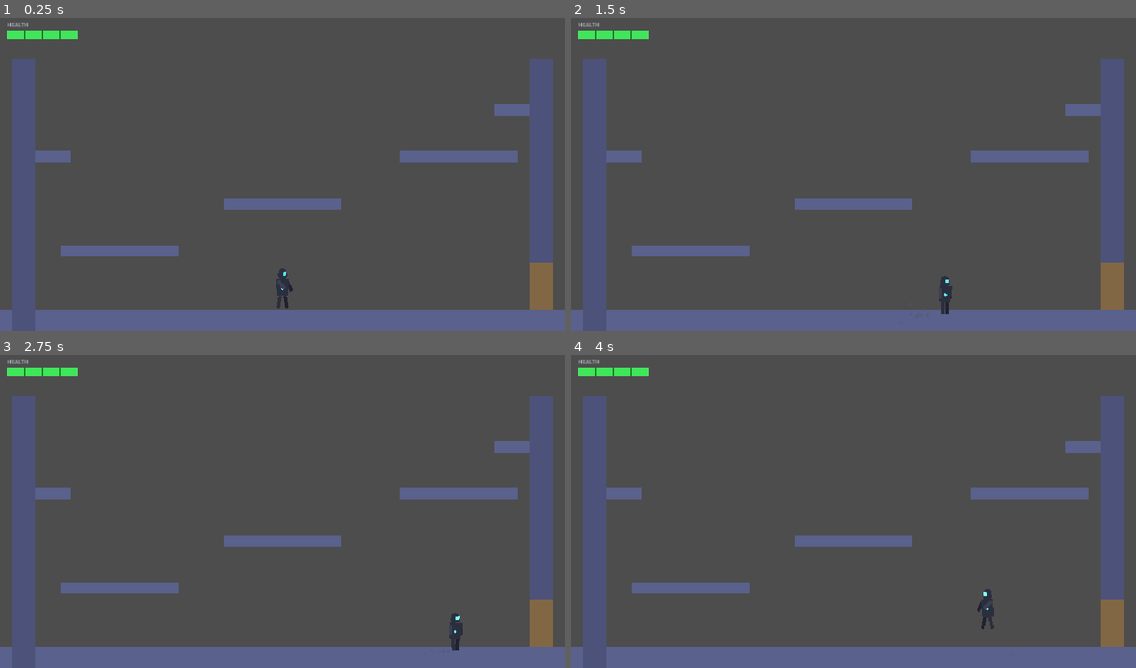
Above: before the commit, frames 1-4 (two rows, left to right).
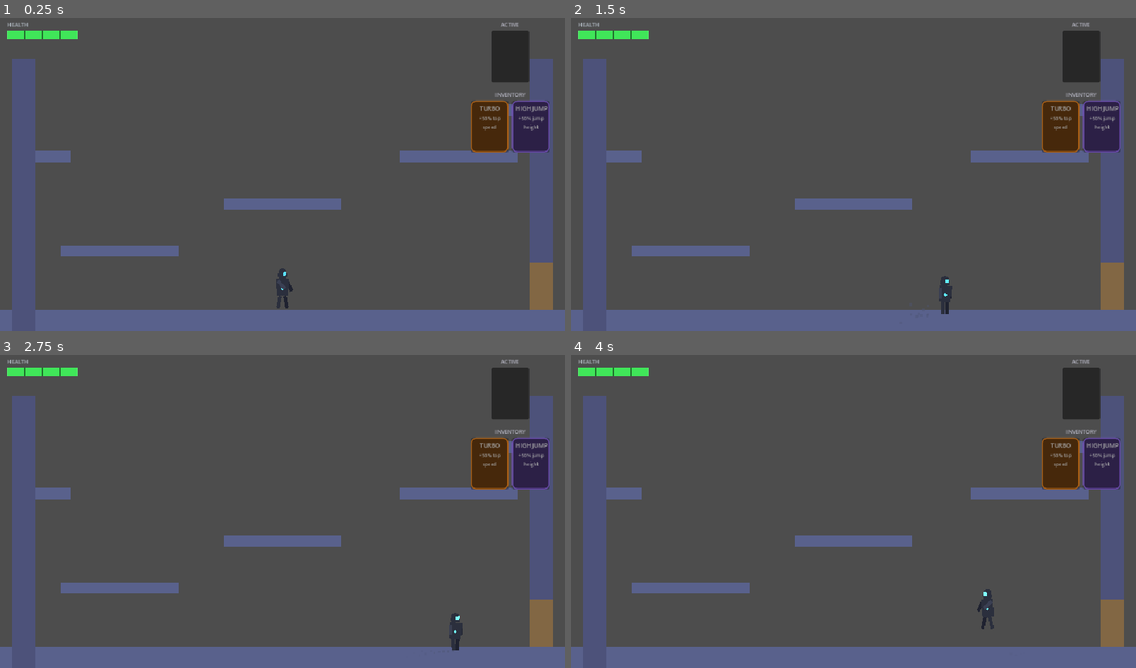
Above: after the commit, the same moments.

Repository: andy-augustine/godot-helloworld
Game: Godot game, scene res://World.tscn
The game is run twice, just before and just after one commit, with the same random seed, the same clock (stepped at 60 frames per second) and the same inputs.
Inputs (mouse positions are in pixels of both pictures, inside the frame that each line leads up to):
- Up to frame 1 (0.25 s): no input
- Up to frame 2 (1.5 s): tap Enter (ui_accept) at 0.5 s; move the mouse to (977, 155) at 0.52 s; hold D (move_right) 0.53-1.25 s; tap Shift at 0.6 s; click (977, 155) at 0.67 s; tap Space (jump) at 0.77 s; drag from (740, 187) to (1113, 287) at 1.27 s
- Up to frame 3 (2.75 s): tap Enter (ui_accept) at 2 s; move the mouse to (339, 439) at 2.02 s; hold D (move_right) from 2.03 s (still down); tap Shift at 2.1 s; click (339, 439) at 2.17 s
- Up to frame 4 (4 s): release D (move_right) at 2.75 s; drag from (825, 574) to (684, 461) at 2.77 s; tap Enter (ui_accept) at 3.5 s; move the mouse to (1023, 558) at 3.52 s; hold A (move_left) from 3.53 s (still down); tap Shift at 3.6 s; click (1023, 558) at 3.67 s; tap Space (jump) at 3.77 s

The runs differ from the first frame. In frame 1, 3.3% of the frame differs, in the area x 83-98%, y 1-44%; in frame 2, 3.3%; in frame 3, 3.3%; in frame 4, 3.3%.

Commit message:
Phase 2 (skill cards): HUD scaffolding — top-right panel, no drag yet
- SkillCard scene + script: 64×88 Control with Panel + VBox + name/desc
  Labels. bind() sets text + StyleBoxFlat (rounded corners, per-skill
  border + darkened bg color). Safe to call before or after _ready.
- SkillCardSlot scene + script: 64×88 Control holding at most one card.
  EmptyPanel placeholder visible when card is null. SHRINK_CENTER size
  flag set in the .tscn root (per-instance override doesn't persist
  reliably in Godot 4.6 — base scene wins).
- SkillsPanel scene + script: anchored top-right, VBox with ACTIVE
  label, ActiveSlot, spacer, INVENTORY label, HBox row with InvSlot1
  + InvSlot2. Subscribes to Skills.active_changed and rebuilds card
  placement on every change. View is stateless — Skills autoload is
  the source of truth.
- Wired SkillsPanel into HUD.tscn alongside the existing HEALTH bar.

Visual sanity check: cards display with distinct color tints (Turbo
orange, High Jump purple) and rounded corners; active slot empty;
HEALTH bar unaffected.

Drag/drop comes in P3. Empty-slot polish (rounded corners, dashed
border) deferred to P4.

Co-Authored-By: Claude Opus 4.7 (1M context) <noreply@anthropic.com>

Diff:
--- a/hud/HUD.tscn
+++ b/hud/HUD.tscn
@@ -1,13 +1,17 @@
-[gd_scene load_steps=3 format=3 uid="uid://chudbar1thuid0"]
+[gd_scene format=3 uid="uid://cflq2pk1q0uyh"]
 
-[ext_resource type="Script" path="res://hud/HUD.gd" id="1_hud"]
-[ext_resource type="Script" path="res://hud/HealthBar.gd" id="2_bar"]
+[ext_resource type="Script" uid="uid://b7ukjpe764to5" path="res://hud/HUD.gd" id="1_hud"]
+[ext_resource type="Script" uid="uid://b1teste8dggpe" path="res://hud/HealthBar.gd" id="2_bar"]
+[ext_resource type="PackedScene" uid="uid://bau0wf7f3qcsh" path="res://hud/SkillsPanel.tscn" id="3_fimwm"]
+[ext_resource type="Script" uid="uid://b3xxqvhxm0cgq" path="res://hud/SkillsPanel.gd" id="4_st07x"]
+[ext_resource type="PackedScene" uid="uid://mewqlgll4k0k" path="res://hud/SkillCardSlot.tscn" id="5_8yvdu"]
+[ext_resource type="Script" uid="uid://bp47bgqdgs0ky" path="res://hud/SkillCardSlot.gd" id="6_lmyhm"]
 
-[node name="HUD" type="CanvasLayer"]
+[node name="HUD" type="CanvasLayer" unique_id=1094250649]
 layer = 10
 script = ExtResource("1_hud")
 
-[node name="Margin" type="MarginContainer" parent="."]
+[node name="Margin" type="MarginContainer" parent="." unique_id=1159613620]
 anchors_preset = 15
 anchor_right = 1.0
 anchor_bottom = 1.0
@@ -18,28 +22,118 @@
 theme_override_constants/margin_right = 12
 theme_override_constants/margin_bottom = 12
 
-[node name="VBox" type="VBoxContainer" parent="Margin"]
+[node name="VBox" type="VBoxContainer" parent="Margin" unique_id=1606583244]
 layout_mode = 2
 size_flags_horizontal = 0
 size_flags_vertical = 0
 
-[node name="HealthLabel" type="Label" parent="Margin/VBox"]
+[node name="HealthLabel" type="Label" parent="Margin/VBox" unique_id=1521820303]
 layout_mode = 2
-text = "HEALTH"
 theme_override_colors/font_color = Color(0.85, 0.9, 0.95, 0.7)
 theme_override_font_sizes/font_size = 9
+text = "HEALTH"
 
-[node name="HealthBar" type="Control" parent="Margin/VBox"]
+[node name="HealthBar" type="Control" parent="Margin/VBox" unique_id=836949508]
 custom_minimum_size = Vector2(120, 14)
 layout_mode = 2
 script = ExtResource("2_bar")
 
-[node name="DeathOverlay" type="ColorRect" parent="."]
+[node name="DeathOverlay" type="ColorRect" parent="." unique_id=1830331507]
+modulate = Color(1, 1, 1, 0)
 anchors_preset = 15
 anchor_right = 1.0
 anchor_bottom = 1.0
 grow_horizontal = 2
 grow_vertical = 2
+mouse_filter = 2
 color = Color(0, 0, 0, 1)
-modulate = Color(1, 1, 1, 0)
-mouse_filter = 2
+
+[node name="SkillsPanel" type="Control" parent="." unique_id=981143332 instance=ExtResource("3_fimwm")]
+layout_mode = 3
+anchors_preset = 1
+anchor_left = 1.0
+anchor_right = 1.0
+offset_left = -160.0
+offset_top = 12.0
+offset_right = -12.0
+offset_bottom = 220.0
+grow_horizontal = 0
+script = ExtResource("4_st07x")
+
+[node name="VBox" type="VBoxContainer" parent="SkillsPanel" unique_id=1549149116]
+layout_mode = 0
+theme_override_constants/separation = 4
+
+[node name="ActiveLabel" type="Label" parent="SkillsPanel/VBox" unique_id=930578883]
+modulate = Color(0.7, 0.7, 0.75, 1)
+layout_mode = 2
+theme_override_font_sizes/font_size = 9
+text = "ACTIVE"
+horizontal_alignment = 1
+
+[node name="ActiveSlot" type="Control" parent="SkillsPanel/VBox" unique_id=352913953 instance=ExtResource("5_8yvdu")]
+custom_minimum_size = Vector2(64, 88)
+layout_mode = 2
+script = ExtResource("6_lmyhm")
+kind = 1
+
+[node name="EmptyPanel" type="Panel" parent="SkillsPanel/VBox/ActiveSlot" unique_id=1357951113]
+modulate = Color(0.5, 0.5, 0.55, 0.6)
+layout_mode = 0
+anchor_right = 1.0
+anchor_bottom = 1.0
+
+[node name="EmptyPanel2" type="Panel" parent="SkillsPanel/VBox/ActiveSlot" unique_id=10890816]
+modulate = Color(0.5, 0.5, 0.55, 0.6)
+layout_mode = 0
+anchor_right = 1.0
+anchor_bottom = 1.0
+
+[node name="Spacer" type="Control" parent="SkillsPanel/VBox" unique_id=789162330]
+custom_minimum_size = Vector2(0, 6)
+layout_mode = 2
+
+[node name="InventoryLabel" type="Label" parent="SkillsPanel/VBox" unique_id=1072220611]
+modulate = Color(0.7, 0.7, 0.75, 1)
+layout_mode = 2
+theme_override_font_sizes/font_size = 9
+text = "INVENTORY"
+horizontal_alignment = 1
+
+[node name="InventoryRow" type="HBoxContainer" parent="SkillsPanel/VBox" unique_id=845087713]
+layout_mode = 2
+theme_override_constants/separation = 6
+
+[node name="InvSlot1" type="Control" parent="SkillsPanel/VBox/InventoryRow" unique_id=713521890 instance=ExtResource("5_8yvdu")]
+custom_minimum_size = Vector2(64, 88)
+layout_mode = 2
+script = ExtResource("6_lmyhm")
+
+[node name="EmptyPanel" type="Panel" parent="SkillsPanel/VBox/InventoryRow/InvSlot1" unique_id=1816376646]
+modulate = Color(0.5, 0.5, 0.55, 0.6)
+layout_mode = 0
+anchor_right = 1.0
+anchor_bottom = 1.0
+
+[node name="EmptyPanel2" type="Panel" parent="SkillsPanel/VBox/InventoryRow/InvSlot1" unique_id=1733533509]
+modulate = Color(0.5, 0.5, 0.55, 0.6)
+layout_mode = 0
+anchor_right = 1.0
+anchor_bottom = 1.0
+
+[node name="InvSlot2" type="Control" parent="SkillsPanel/VBox/InventoryRow" unique_id=297471924 instance=ExtResource("5_8yvdu")]
+custom_minimum_size = Vector2(64, 88)
+layout_mode = 2
+script = ExtResource("6_lmyhm")
+
+[node name="EmptyPanel" type="Panel" parent="SkillsPanel/VBox/InventoryRow/InvSlot2" unique_id=1502947073]
+modulate = Color(0.5, 0.5, 0.55, 0.6)
+layout_mode = 0
+anchor_right = 1.0
+anchor_bottom = 1.0
+
+[node name="EmptyPanel2" type="Panel" parent="SkillsPanel/VBox/InventoryRow/InvSlot2" unique_id=524157530]
+modulate = Color(0.5, 0.5, 0.55, 0.6)
+layout_mode = 0
+anchor_right = 1.0
+anchor_bottom = 1.0
--- /dev/null
+++ b/hud/SkillCard.gd
@@ -0,0 +1,39 @@
+class_name SkillCard
+extends Control
+
+# A single skill card. bind() is safe to call before or after the node enters
+# the tree — visuals apply on _ready if bind() ran early.
+
+var skill: Skill
+
+@onready var _panel: Panel = $Panel
+@onready var _name_label: Label = $Panel/VBox/NameLabel
+@onready var _desc_label: Label = $Panel/VBox/DescLabel
+
+
+func bind(s: Skill) -> void:
+	skill = s
+	if is_node_ready():
+		_apply_visuals()
+
+
+func _ready() -> void:
+	if skill:
+		_apply_visuals()
+
+
+func _apply_visuals() -> void:
+	_name_label.text = skill.display_name
+	_desc_label.text = skill.description
+	var sb := StyleBoxFlat.new()
+	sb.bg_color = skill.color.darkened(0.6)
+	sb.border_color = skill.color
+	sb.border_width_left = 2
+	sb.border_width_top = 2
+	sb.border_width_right = 2
+	sb.border_width_bottom = 2
+	sb.corner_radius_top_left = 8
+	sb.corner_radius_top_right = 8
+	sb.corner_radius_bottom_left = 8
+	sb.corner_radius_bottom_right = 8
+	_panel.add_theme_stylebox_override("panel", sb)
--- /dev/null
+++ b/hud/SkillCard.tscn
@@ -0,0 +1,36 @@
+[gd_scene format=3 uid="uid://ch1sqicvfket0"]
+
+[ext_resource type="Script" uid="uid://dlm8te10pmytm" path="res://hud/SkillCard.gd" id="1_vjnma"]
+
+[node name="SkillCard" type="Control" unique_id=1248859782]
+custom_minimum_size = Vector2(64, 88)
+layout_mode = 3
+anchors_preset = 0
+script = ExtResource("1_vjnma")
+
+[node name="Panel" type="Panel" parent="." unique_id=1509462870]
+layout_mode = 0
+anchor_right = 1.0
+anchor_bottom = 1.0
+
+[node name="VBox" type="VBoxContainer" parent="Panel" unique_id=1120968817]
+layout_mode = 0
+anchor_right = 1.0
+anchor_bottom = 1.0
+offset_left = 6.0
+offset_top = 6.0
+offset_right = -6.0
+offset_bottom = -6.0
+
+[node name="NameLabel" type="Label" parent="Panel/VBox" unique_id=1080800465]
+layout_mode = 2
+theme_override_font_sizes/font_size = 10
+text = "NAME"
+horizontal_alignment = 1
+
+[node name="DescLabel" type="Label" parent="Panel/VBox" unique_id=1711750698]
+layout_mode = 2
+theme_override_font_sizes/font_size = 8
+text = "desc"
+horizontal_alignment = 1
+autowrap_mode = 2
--- /dev/null
+++ b/hud/SkillCardSlot.gd
@@ -0,0 +1,35 @@
+class_name SkillCardSlot
+extends Control
+
+# A card-shaped drop zone. Holds at most one SkillCard at a time. The empty
+# panel is shown when no card is parked here. Drag-and-drop wiring comes in P3.
+
+enum SlotKind { INVENTORY, ACTIVE }
+
+@export var kind: SlotKind = SlotKind.INVENTORY
+
+var card: SkillCard = null
+
+@onready var _empty_panel: Panel = $EmptyPanel
+
+
+func _ready() -> void:
+	_refresh_empty_visibility()
+
+
+func set_card(c: SkillCard) -> void:
+	if card and card.get_parent() == self:
+		remove_child(card)
+		card.queue_free()
+	card = c
+	if c:
+		if c.get_parent():
+			c.get_parent().remove_child(c)
+		add_child(c)
+		c.position = Vector2.ZERO
+	_refresh_empty_visibility()
+
+
+func _refresh_empty_visibility() -> void:
+	if is_node_ready():
+		_empty_panel.visible = card == null
--- /dev/null
+++ b/hud/SkillCardSlot.tscn
@@ -0,0 +1,16 @@
+[gd_scene format=3 uid="uid://mewqlgll4k0k"]
+
+[ext_resource type="Script" uid="uid://bp47bgqdgs0ky" path="res://hud/SkillCardSlot.gd" id="1_eq5kp"]
+
+[node name="SkillCardSlot" type="Control" unique_id=352913953]
+custom_minimum_size = Vector2(64, 88)
+layout_mode = 3
+anchors_preset = 0
+size_flags_horizontal = 4
+script = ExtResource("1_eq5kp")
+
+[node name="EmptyPanel" type="Panel" parent="." unique_id=1357951113]
+modulate = Color(0.5, 0.5, 0.55, 0.6)
+layout_mode = 0
+anchor_right = 1.0
+anchor_bottom = 1.0
--- /dev/null
+++ b/hud/SkillsPanel.gd
@@ -0,0 +1,44 @@
+extends Control
+
+# Top-right HUD panel: 1 active slot + 2 inventory slots. Subscribes to
+# Skills.active_changed and rebuilds card placement on every change.
+# Source of truth is Skills (autoload) — this view is stateless.
+
+const SkillCardScene := preload("res://hud/SkillCard.tscn")
+
+@onready var _active_slot: SkillCardSlot = $VBox/ActiveSlot
+@onready var _inv_slots: Array[SkillCardSlot] = [
+	$VBox/InventoryRow/InvSlot1,
+	$VBox/InventoryRow/InvSlot2,
+]
+
+
+func _ready() -> void:
+	Skills.active_changed.connect(_on_active_changed)
+	_rebuild()
+
+
+func _on_active_changed(_new: Skill, _prev: Skill) -> void:
+	_rebuild()
+
+
+func _rebuild() -> void:
+	for slot in _inv_slots:
+		slot.set_card(null)
+	_active_slot.set_card(null)
+
+	var inv_idx := 0
+	for s in Skills.inventory:
+		if s == Skills.active:
+			continue
+		if inv_idx >= _inv_slots.size():
+			break
+		var card := SkillCardScene.instantiate() as SkillCard
+		card.bind(s)
+		_inv_slots[inv_idx].set_card(card)
+		inv_idx += 1
+
+	if Skills.active:
+		var card := SkillCardScene.instantiate() as SkillCard
+		card.bind(Skills.active)
+		_active_slot.set_card(card)
--- /dev/null
+++ b/hud/SkillsPanel.tscn
@@ -0,0 +1,80 @@
+[gd_scene format=3 uid="uid://bau0wf7f3qcsh"]
+
+[ext_resource type="Script" uid="uid://b3xxqvhxm0cgq" path="res://hud/SkillsPanel.gd" id="1_lbk5b"]
+[ext_resource type="PackedScene" uid="uid://mewqlgll4k0k" path="res://hud/SkillCardSlot.tscn" id="2_nn1lb"]
+[ext_resource type="Script" uid="uid://bp47bgqdgs0ky" path="res://hud/SkillCardSlot.gd" id="3_6y3vj"]
+
+[node name="SkillsPanel" type="Control" unique_id=981143332]
+layout_mode = 3
+anchors_preset = 1
+anchor_left = 1.0
+anchor_right = 1.0
+offset_left = -160.0
+offset_top = 12.0
+offset_right = -12.0
+offset_bottom = 220.0
+script = ExtResource("1_lbk5b")
+
+[node name="VBox" type="VBoxContainer" parent="." unique_id=1549149116]
+layout_mode = 0
+theme_override_constants/separation = 4
+
+[node name="ActiveLabel" type="Label" parent="VBox" unique_id=930578883]
+modulate = Color(0.7, 0.7, 0.75, 1)
+layout_mode = 2
+theme_override_font_sizes/font_size = 9
+text = "ACTIVE"
+horizontal_alignment = 1
+
+[node name="ActiveSlot" type="Control" parent="VBox" unique_id=352913953 instance=ExtResource("2_nn1lb")]
+custom_minimum_size = Vector2(64, 88)
+layout_mode = 2
+size_flags_horizontal = 4
+script = ExtResource("3_6y3vj")
+kind = 1
+
+[node name="EmptyPanel" type="Panel" parent="VBox/ActiveSlot" unique_id=1357951113]
+modulate = Color(0.5, 0.5, 0.55, 0.6)
+layout_mode = 0
+anchor_right = 1.0
+anchor_bottom = 1.0
+
+[node name="Spacer" type="Control" parent="VBox" unique_id=789162330]
+custom_minimum_size = Vector2(0, 6)
+layout_mode = 2
+
+[node name="InventoryLabel" type="Label" parent="VBox" unique_id=1072220611]
+modulate = Color(0.7, 0.7, 0.75, 1)
+layout_mode = 2
+theme_override_font_sizes/font_size = 9
+text = "INVENTORY"
+horizontal_alignment = 1
+
+[node name="InventoryRow" type="HBoxContainer" parent="VBox" unique_id=845087713]
+layout_mode = 2
+theme_override_constants/separation = 6
+alignment = 1
+
+[node name="InvSlot1" type="Control" parent="VBox/InventoryRow" unique_id=713521890 instance=ExtResource("2_nn1lb")]
+custom_minimum_size = Vector2(64, 88)
+layout_mode = 2
+size_flags_horizontal = 4
+script = ExtResource("3_6y3vj")
+
+[node name="EmptyPanel" type="Panel" parent="VBox/InventoryRow/InvSlot1" unique_id=1733533509]
+modulate = Color(0.5, 0.5, 0.55, 0.6)
+layout_mode = 0
+anchor_right = 1.0
+anchor_bottom = 1.0
+
+[node name="InvSlot2" type="Control" parent="VBox/InventoryRow" unique_id=297471924 instance=ExtResource("2_nn1lb")]
+custom_minimum_size = Vector2(64, 88)
+layout_mode = 2
+size_flags_horizontal = 4
+script = ExtResource("3_6y3vj")
+
+[node name="EmptyPanel" type="Panel" parent="VBox/InventoryRow/InvSlot2" unique_id=524157530]
+modulate = Color(0.5, 0.5, 0.55, 0.6)
+layout_mode = 0
+anchor_right = 1.0
+anchor_bottom = 1.0
